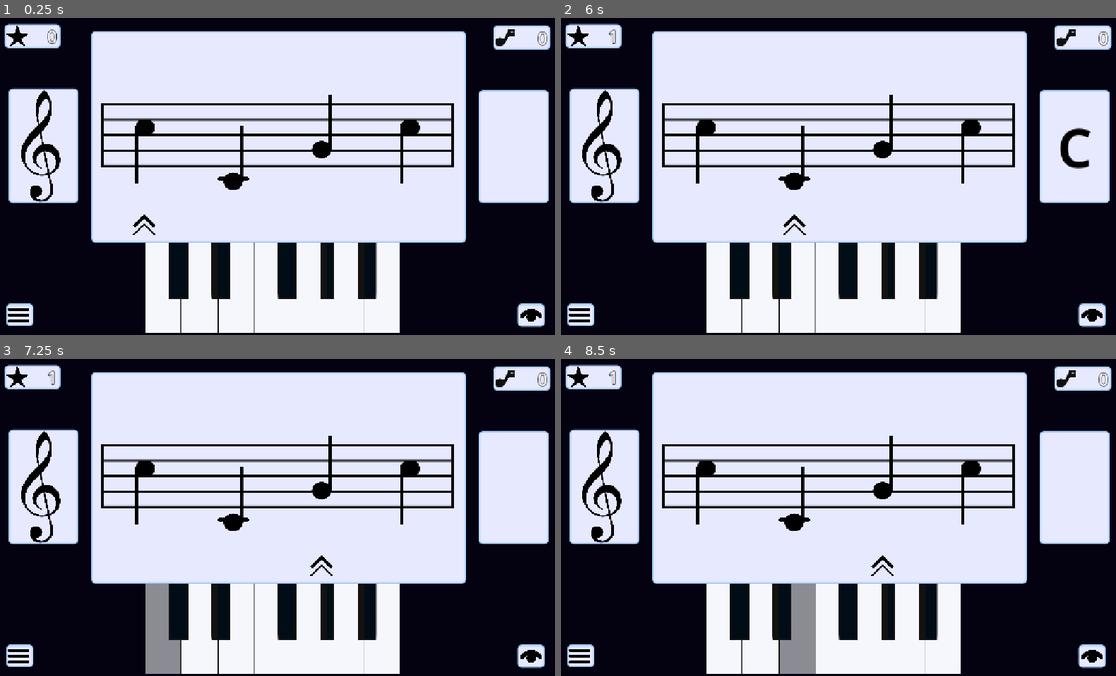
Above: before the commit, frames 1-4 (two rows, left to right).
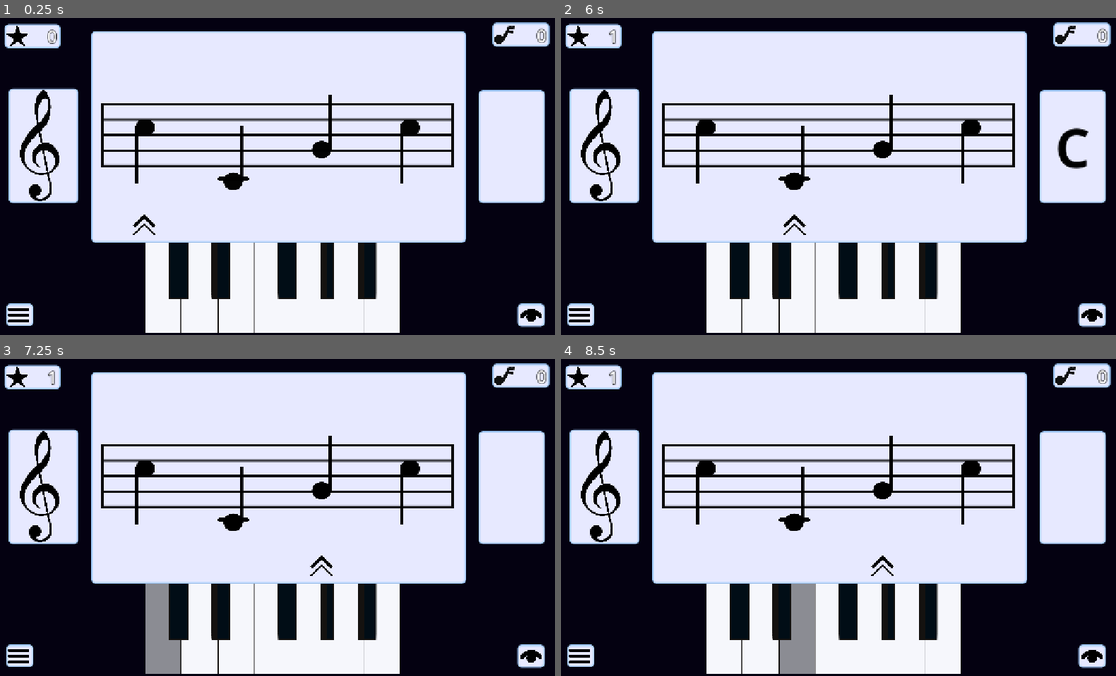
Above: after the commit, the same moments.

Repository: Mmk-Naomi/LANDMARK-Sheet-Music-Trainer
Game: Godot game, scene res://Scenes/Game.tscn
Two runs of this game, one before a commit and one after it. Both use one fixed random seed, a clock stepped at 60 frames per second and the inputs below.
Inputs (mouse positions are in pixels of both pictures, inside the frame that each line leads up to):
- Up to frame 1 (0.25 s): no input
- Up to frame 2 (6 s): click (721, 287) at 0.5 s; click (760, 287) at 1.25 s; click (799, 287) at 2 s; click (832, 287) at 2.75 s; click (871, 287) at 3.5 s; click (905, 287) at 4.25 s; click (943, 287) at 5 s; click (1093, 315) at 5.75 s
- Up to frame 3 (7.25 s): click (160, 628) at 6.5 s
- Up to frame 4 (8.5 s): click (760, 628) at 7.25 s; click (799, 628) at 8 s

The runs differ from the first frame. In frame 1, 1.2% of the frame differs, in the area x 3-100%, y 1-59%; in frame 2, 1.4%; in frame 3, 1.2%; in frame 4, 1.2%.

Commit message:
Scaling bugs fixed
Maintain a 'keep' aspect ratio to avoid stretching issues.

Diff:
--- a/Scenes/Game.tscn
+++ b/Scenes/Game.tscn
@@ -31,7 +31,6 @@
 [node name="Control" type="Control" parent="." unique_id=79917232]
 custom_minimum_size = Vector2(640, 360)
 layout_mode = 3
-anchors_preset = 15
 anchor_right = 1.0
 anchor_bottom = 1.0
 grow_horizontal = 2
@@ -47,7 +46,7 @@
 anchors_preset = -1
 anchor_right = 1.0
 anchor_bottom = 1.0
-grow_horizontal = 2
+grow_horizontal = 0
 grow_vertical = 2
 pivot_offset = Vector2(640, 360)
 color = Color(0.050980393, 0.011764706, 0.14117648, 1)
@@ -55,26 +54,43 @@
 
 [node name="MusicScene" parent="Control" unique_id=1195478229 instance=ExtResource("1_gl6un")]
 unique_name_in_owner = true
-position = Vector2(640, 360)
+layout_mode = 1
+anchors_preset = -1
+anchor_left = 0.17500001
+anchor_top = 0.048
+anchor_right = 0.832
+anchor_bottom = 1.0
+offset_left = 416.0
+offset_top = 325.44
+offset_right = -424.95996
+offset_bottom = -360.0
 
 [node name="Camera2D" type="Camera2D" parent="Control" unique_id=1454012269]
 position = Vector2(640, 360)
 
 [node name="ScoreLabelPanel" type="Panel" parent="Control" unique_id=1755488689]
-layout_mode = 0
-offset_left = 1129.0
-offset_top = 17.0
-offset_right = 1258.0
-offset_bottom = 72.0
+layout_mode = 1
+anchors_preset = -1
+anchor_left = 0.8802501
+anchor_top = 0.015277778
+anchor_right = 0.98125
+anchor_bottom = 0.09
+offset_left = 0.27990723
+offset_bottom = 0.27999496
+grow_horizontal = 0
+metadata/_edit_use_anchors_ = true
 
 [node name="ScoreLabel" type="Label" parent="Control/ScoreLabelPanel" unique_id=1588708049]
 unique_name_in_owner = true
 material = SubResource("ShaderMaterial_71axn")
-layout_mode = 0
+layout_mode = 1
+anchors_preset = -1
+anchor_right = 0.95300007
+anchor_bottom = 1.0
 offset_left = 55.0
 offset_top = 1.0
-offset_right = 123.0
-offset_bottom = 56.0
+offset_right = 0.06298828
+offset_bottom = 1.0
 pivot_offset = Vector2(50, 25)
 theme_override_font_sizes/font_size = 40
 text = "0"
@@ -88,18 +104,27 @@
 texture = ExtResource("4_b2bpf")
 
 [node name="HiScoreLabelPanel" type="Panel" parent="Control" unique_id=640442666]
-layout_mode = 0
-offset_left = 22.0
-offset_top = 14.0
-offset_right = 148.0
-offset_bottom = 69.0
+layout_mode = 1
+anchors_preset = -1
+anchor_left = 0.017
+anchor_top = 0.019000001
+anchor_right = 0.116000004
+anchor_bottom = 0.096
+offset_left = 0.23999786
+offset_top = 0.31999874
+offset_right = -0.480011
+offset_bottom = -0.12000275
 theme = SubResource("Theme_2irst")
 
 [node name="HiScoreLabel" type="Label" parent="Control/HiScoreLabelPanel" unique_id=1184267863]
 unique_name_in_owner = true
-layout_mode = 0
-offset_right = 119.0
-offset_bottom = 55.0
+layout_mode = 1
+anchors_preset = -1
+anchor_left = 0.47200003
+anchor_right = 0.94400007
+anchor_bottom = 1.0
+offset_left = -3.472004
+offset_right = 0.055992126
 pivot_offset = Vector2(50, 25)
 theme_override_font_sizes/font_size = 40
 text = "0"
@@ -111,6 +136,7 @@
 texture = ExtResource("5_bf53h")
 
 [node name="MenuPanel" type="Panel" parent="Control" unique_id=1655237915]
+custom_minimum_size = Vector2(60, 50)
 layout_mode = 1
 anchors_preset = -1
 anchor_top = 0.902
@@ -136,6 +162,7 @@
 texture_normal = ExtResource("7_bf53h")
 
 [node name="NoteButtonPanel" type="Panel" parent="Control" unique_id=1817740613]
+custom_minimum_size = Vector2(60, 50)
 layout_mode = 1
 anchors_preset = -1
 anchor_left = 0.9250001
@@ -145,7 +172,7 @@
 offset_left = -0.00012207031
 offset_top = 0.27996826
 offset_bottom = -0.44000244
-grow_horizontal = 2
+grow_horizontal = 0
 grow_vertical = 0
 
 [node name="ShowActiveNote" type="TextureButton" parent="Control/NoteButtonPanel" unique_id=822373078]
@@ -161,6 +188,7 @@
 grow_vertical = 2
 scale = Vector2(0.25, 0.25)
 texture_normal = ExtResource("7_71axn")
+metadata/_edit_lock_ = true
 
 [node name="Cursor" type="Sprite2D" parent="Control" unique_id=2034181687]
 unique_name_in_owner = true
@@ -178,15 +206,13 @@
 anchor_bottom = 1.0
 offset_bottom = -300.0
 grow_horizontal = 2
-grow_vertical = 2
 pivot_offset_ratio = Vector2(0.5, 0.5)
 
 [node name="ClefSprite" type="Sprite2D" parent="Control/ClefPanel" unique_id=967460159]
 unique_name_in_owner = true
-position = Vector2(0, 46)
+position = Vector2(78, 128)
 scale = Vector2(0.25, 0.25)
 texture = ExtResource("9_71axn")
-centered = false
 
 [node name="ActiveNotePanel" type="Panel" parent="Control" unique_id=1109867583]
 custom_minimum_size = Vector2(40, 100)
@@ -194,13 +220,12 @@
 anchors_preset = -1
 anchor_left = 0.85600007
 anchor_top = 0.22800002
-anchor_right = 1.0
+anchor_right = 0.973
 anchor_bottom = 1.0
 offset_left = 0.3199463
 offset_top = -0.16000366
-offset_right = -25.0
 offset_bottom = -300.0
-grow_horizontal = 2
+grow_horizontal = 0
 grow_vertical = 2
 
 [node name="Label" type="Label" parent="Control/ActiveNotePanel" unique_id=705701161]
@@ -212,11 +237,13 @@
 offset_bottom = 1.0
 grow_horizontal = 2
 grow_vertical = 2
+pivot_offset_ratio = Vector2(0.5, 0.5)
 theme_override_colors/font_color = Color(0, 0, 0, 1)
 theme_override_font_sizes/font_size = 120
 text = "A"
 horizontal_alignment = 1
 vertical_alignment = 1
+metadata/_edit_lock_ = true
 
 [connection signal="pressed" from="Control/MenuPanel/MenuButton" to="." method="_on_menu_button_pressed"]
 [connection signal="pressed" from="Control/NoteButtonPanel/ShowActiveNote" to="." method="_on_show_active_note_pressed"]
--- a/Scenes/game.gd
+++ b/Scenes/game.gd
@@ -89,7 +89,6 @@
 		print("Current clef is treble")
 		clef_sprite.texture = treble_sprite
 		clef_sprite.scale = Vector2(0.30, 0.30)
-		clef_sprite.position = Vector2(-10, -5)
 
 	#Set sprite to correct sprite, and rescale based on which sprite it is
 	if random_clef == 0:
@@ -97,7 +96,6 @@
 		print("Current clef is bass")
 		clef_sprite.texture = bass_sprite
 		clef_sprite.scale = Vector2(0.25, 0.25)
-		clef_sprite.position = Vector2(0, 45)
 
 	GlobalVariables.random_clef_chosen.emit()
 
--- a/Scenes/music_scene.gd
+++ b/Scenes/music_scene.gd
@@ -1,4 +1,4 @@
-extends Node2D
+extends Control
 class_name MusicScene
 
 var note_number := GlobalVariables.note_number
--- a/Scenes/music_scene.tscn
+++ b/Scenes/music_scene.tscn
@@ -9,7 +9,9 @@
 [ext_resource type="Theme" uid="uid://dk1iwtbhwnpg4" path="res://Themes/chocoloate_mint_theme.tres" id="8_13bi0"]
 [ext_resource type="AudioStream" uid="uid://ci431ge48gn7p" path="res://Sound/B4.mp3" id="14_8lhpn"]
 
-[node name="Music Scene" type="Node2D" unique_id=1356975755]
+[node name="Music Scene" type="Control" unique_id=2009831047]
+layout_mode = 3
+anchors_preset = 0
 script = ExtResource("1_on8qa")
 
 [node name="NoteMarker" type="Marker2D" parent="." unique_id=144175008]
@@ -17,12 +19,7 @@
 gizmo_extents = 21.9
 
 [node name="BackgroundControl" type="Control" parent="." unique_id=131209887]
-layout_mode = 3
-anchors_preset = 8
-anchor_left = 0.5
-anchor_top = 0.5
-anchor_right = 0.5
-anchor_bottom = 0.5
+layout_mode = 1
 offset_top = -19.0
 offset_right = 40.0
 offset_bottom = 21.0
@@ -33,12 +30,12 @@
 [node name="Panel" type="Panel" parent="BackgroundControl" unique_id=1887872542]
 layout_mode = 1
 anchors_preset = -1
-anchor_top = -1.797
-anchor_bottom = -1.797
-offset_left = -422.0
-offset_top = -239.12
-offset_right = 427.0
-offset_bottom = 240.88
+anchor_left = -10.55
+anchor_top = -7.7750006
+anchor_right = 10.675
+anchor_bottom = 4.2250004
+offset_top = 3.0517578e-05
+offset_bottom = -1.5258789e-05
 
 [node name="Sprite2D" type="Sprite2D" parent="BackgroundControl" unique_id=640452237]
 position = Vector2(0, -75)
@@ -46,7 +43,7 @@
 metadata/_edit_lock_ = true
 
 [node name="KeyControl" type="Control" parent="." unique_id=1415381902]
-layout_mode = 3
+layout_mode = 1
 anchors_preset = 7
 anchor_left = 0.5
 anchor_top = 1.0
@@ -171,5 +168,6 @@
 
 [node name="NotesContainer" type="HBoxContainer" parent="." unique_id=1606952807]
 unique_name_in_owner = true
+layout_mode = 0
 offset_right = 40.0
 offset_bottom = 40.0
--- a/project.godot
+++ b/project.godot
@@ -31,7 +31,6 @@
 window/size/viewport_width=1280
 window/size/viewport_height=720
 window/stretch/mode="canvas_items"
-window/stretch/aspect="ignore"
 
 [editor]
 
